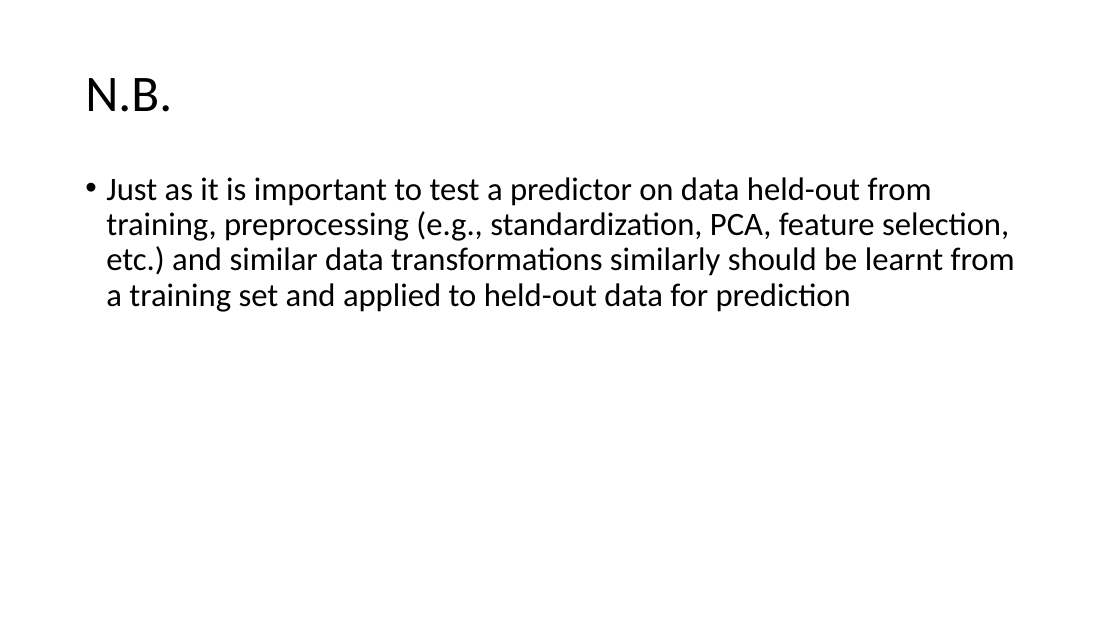
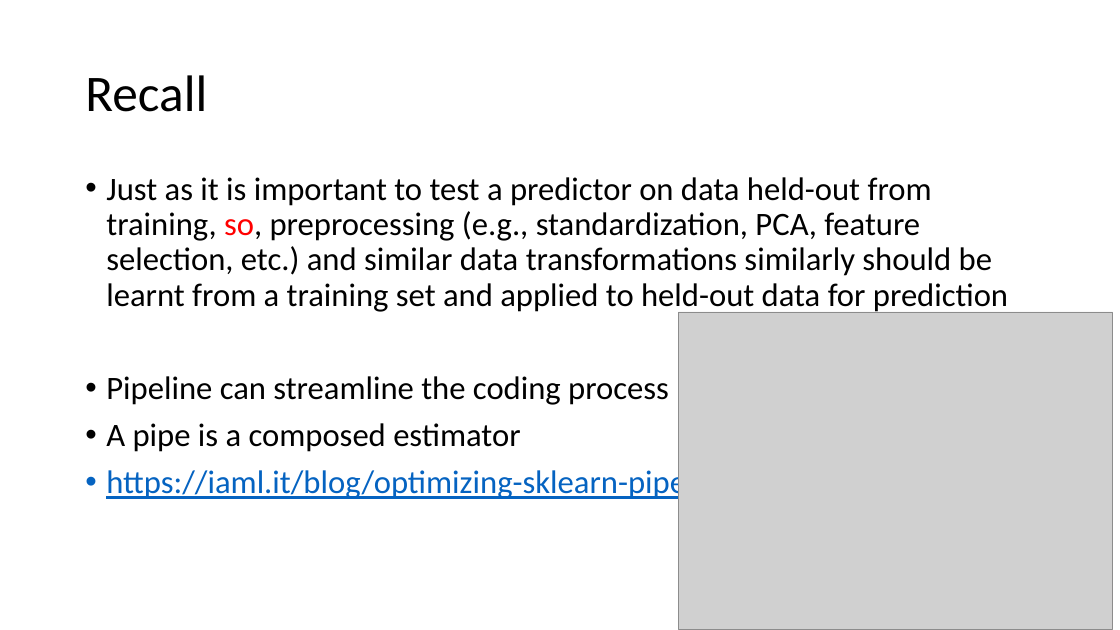
Before and after one commit to FranzGH/IoT_ML, a slide deck: slide 9 of Model selection.pptx (slide 7 before the commit). Drawn at 1120x630 pixels with LibreOffice and Linux fonts; fonts in the diff are those of the drawing; grey boxes stand for pictures. Boxes give left, top, right and bottom in pixels: in the first picture for what was removed or moved away, otherwise in the second. Text is boxed around its words. In the diff, an @@ line names an element or a change of style, - is before the commit and + after.

Commit message:
Model selection

```diff
--- a/Model selection.pptx
+++ b/Model selection.pptx
@@ title at bbox=[85, 75, 207, 112]: text changed @@
-N.B.
+Recall
@@ text at bbox=[106, 177, 1008, 502]: text changed @@
-• Just as it is important to test a predictor on data held-out from training, preprocessing (e.g., standardization, PCA, feature selection, etc.) and similar data transformations similarly should be learnt from a training set and applied to held-out data for prediction
+• Just as it is important to test a predictor on data held-out from training, so, preprocessing (e.g., standardization, PCA, feature selection, etc.) and similar data transformations similarly should be learnt from a training set and applied to held-out data for prediction
+• Pipeline can streamline the coding process
+• A pipe is a composed estimator
+• https://iaml.it/blog/optimizing-sklearn-pipelines
@@ picture added at bbox=[679, 312, 1113, 628] @@
```
Also in this commit, not shown: 23 other slides changed, 3 slides added, 1 slide removed, 8 other files.
